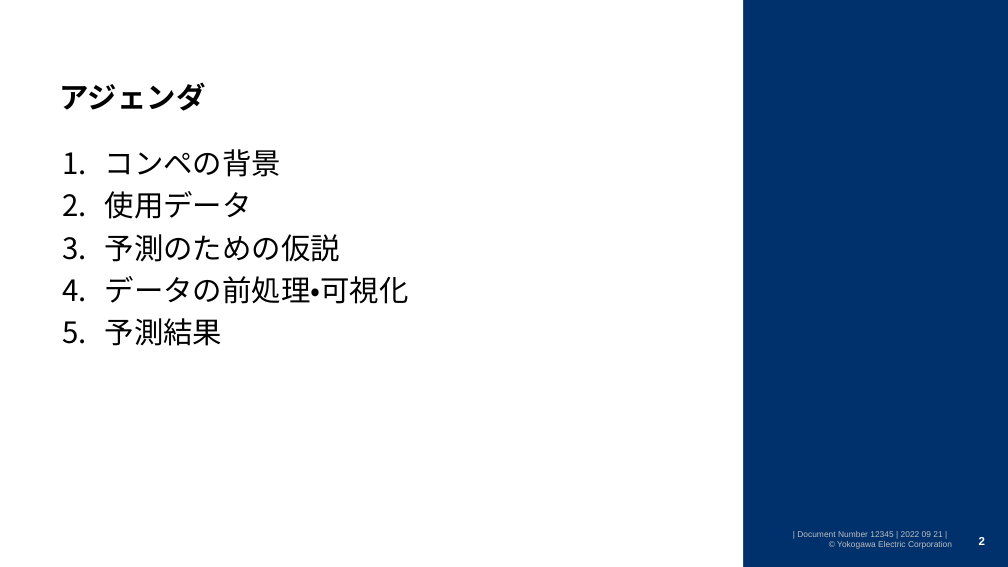
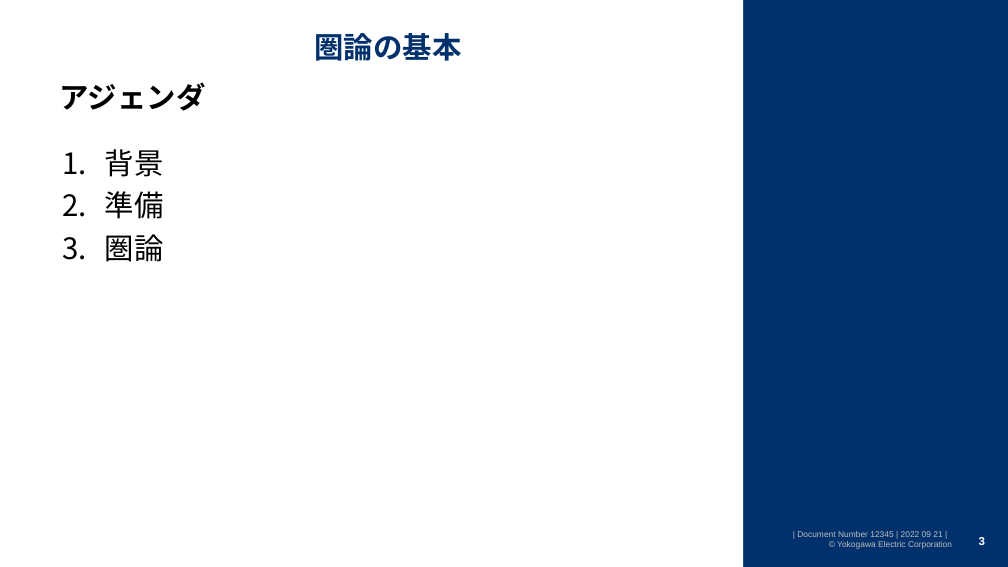
Before and after one commit to watarukumagai-git/opt, a slide deck: slide 3 of MMW/20230126_MMW_kumagai_rev.0.pptx (slide 2 before the commit). Drawn at 1008x567 pixels with LibreOffice and Linux fonts; fonts in the diff are those of the drawing; background and template pictures are left out. Boxes give left, top, right and bottom in pixels: in the first picture for what was removed or moved away, otherwise in the second. Text is boxed around its words. In the diff, an @@ line names an element or a change of style, - is before the commit and + after.

```diff
--- a/MMW/20230126_MMW_kumagai_rev.0.pptx
+++ b/MMW/20230126_MMW_kumagai_rev.0.pptx
@@ text added at box(315, 33, 462, 61), 28 pt, text #00316C, bold @@
+圏論の基本
@@ text at box(105, 149, 164, 262): text changed @@
-1. コンペの背景
-2. 使用データ
-3. 予測のための仮説
-4. データの前処理・可視化
-5. 予測結果
+1. 背景
+2. 準備
+3. 圏論
```
Also in this commit, not shown: 3 other slides changed, 12 slides added, 1 slide removed.
